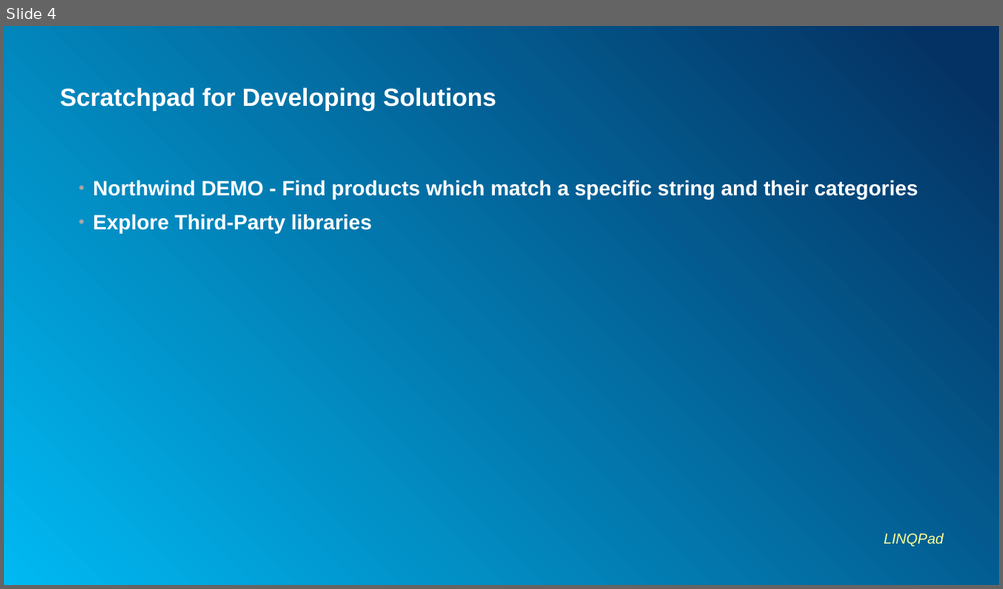
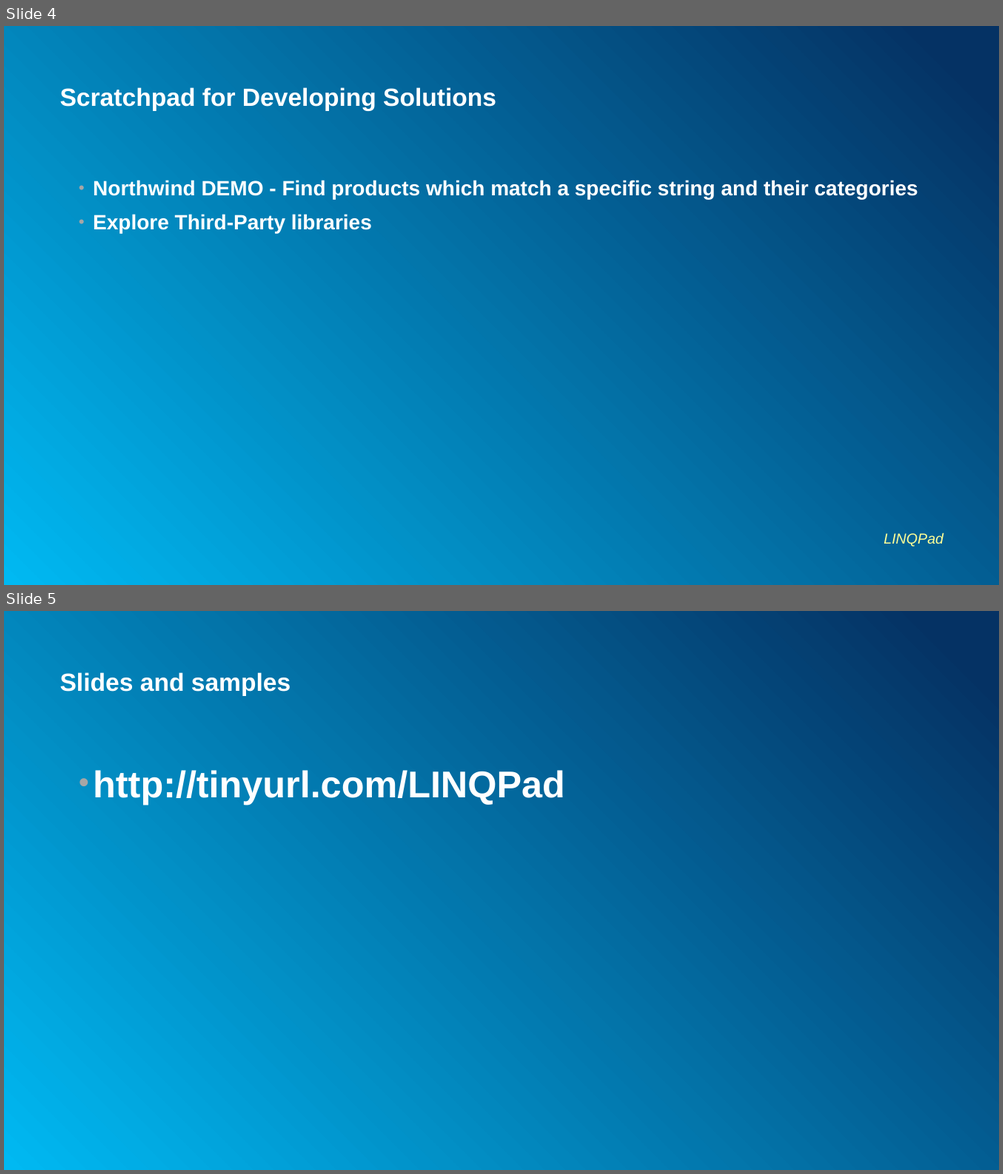
Before and after one commit to BraveNewMath/ExploringLinqpad, a slide deck: LINQPad.pptx. Shown one above the other, each under a label of ours: slide 4 before the commit, slides 4 and 5 after it. The pictures are 1003x589 and 1003x1174 pixels, drawn with LibreOffice and Linux fonts; fonts in the diff are those of the drawing. Boxes give left, top, right and bottom in pixels: in the first picture for what was removed or moved away, otherwise in the second. Text is boxed around its words. In the diff, an @@ line names an element or a change of style, - is before the commit and + after.

```diff
--- a/LINQPad.pptx
+++ b/LINQPad.pptx
@@ slide 5 added at [4, 611, 999, 1170], background gradient #00B9F2 to #053264 @@
@@ title added at [60, 672, 290, 696], 24 pt, text #FFFFFF, bold @@
+Slides and samples
@@ text added at [93, 770, 565, 804], 36 pt, text #FFFFFF, bold @@
+• http://tinyurl.com/LINQPad
```
Also in this commit, not shown: 1 slide changed.
